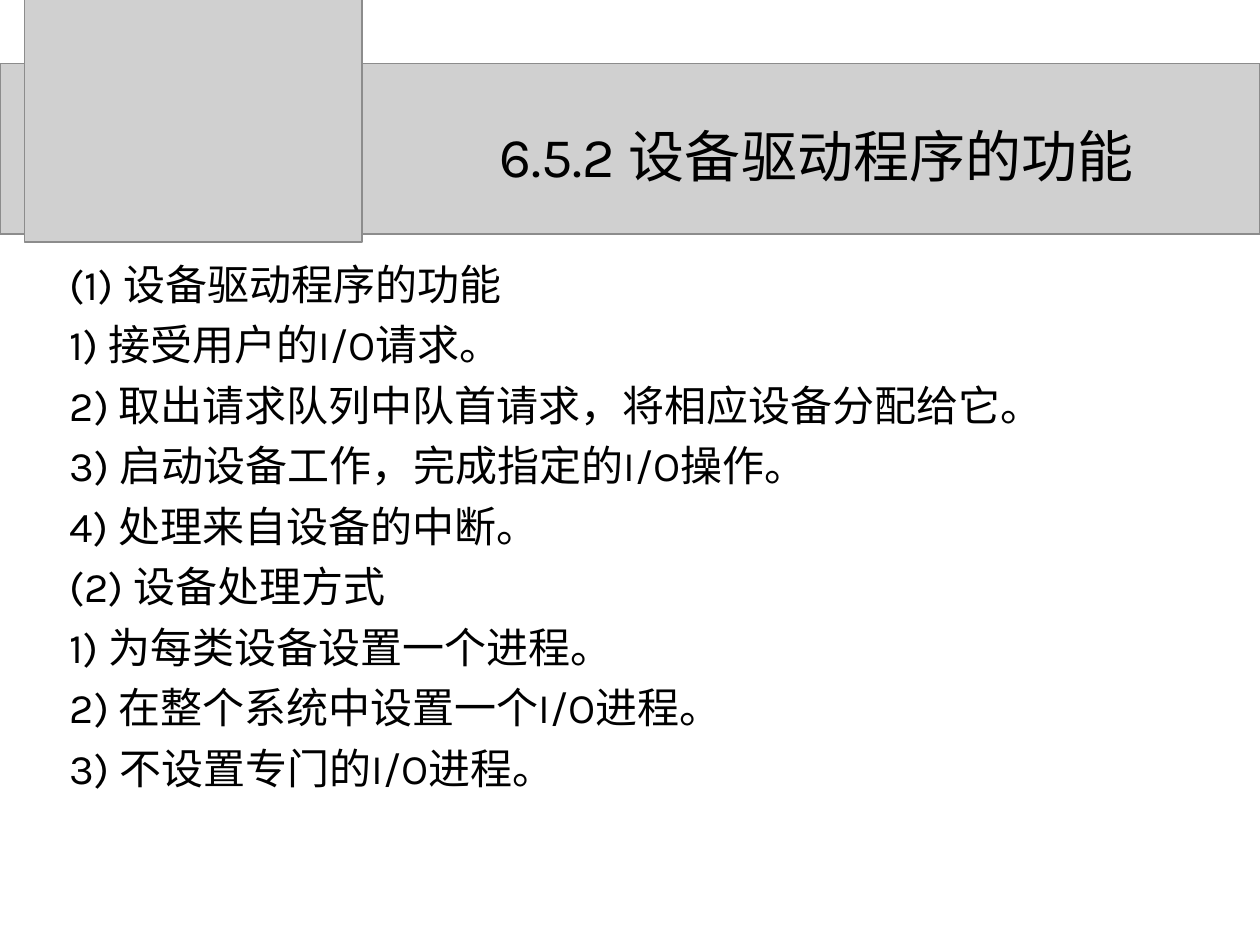
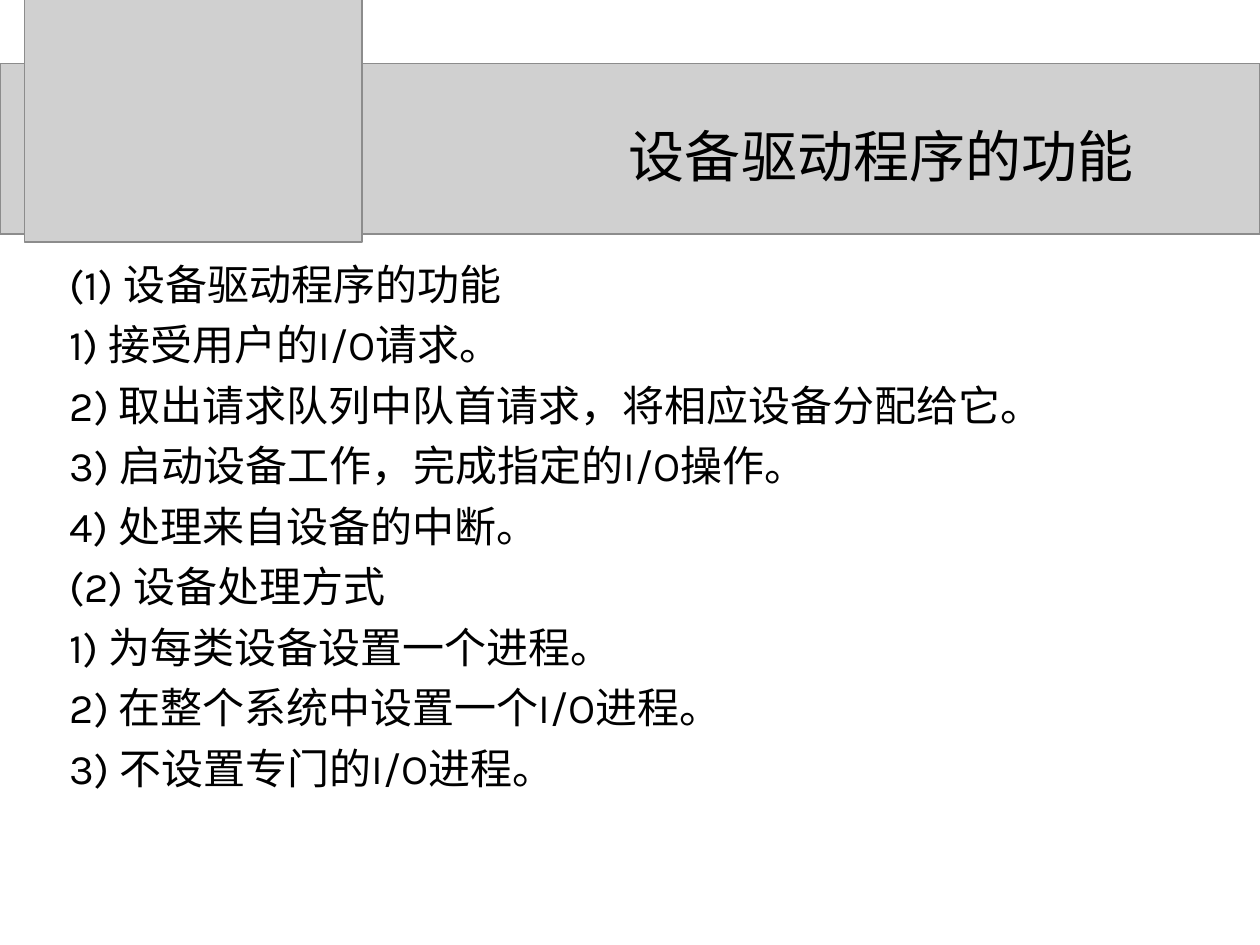
Before and after one commit to zeemeil/zeemeil.github.io, a slide deck: slide 85 of files/2025_2_OS/1015_OS_device.pptx (slide 82 before the commit). Drawn at 1260x945 pixels with LibreOffice and Linux fonts; fonts in the diff are those of the drawing; grey boxes stand for pictures. Boxes give left, top, right and bottom in pixels: in the first picture for what was removed or moved away, otherwise in the second. Text is boxed around its words. In the diff, an @@ line names an element or a change of style, - is before the commit and + after.

```diff
--- a/files/2025_2_OS/1015_OS_device.pptx
+++ b/files/2025_2_OS/1015_OS_device.pptx
@@ title at <box>629,130,1134,182</box>: text changed @@
-6.5.2 设备驱动程序的功能
+设备驱动程序的功能
```
Also in this commit, not shown: 56 other slides changed, 3 slides added, 17 other files.
